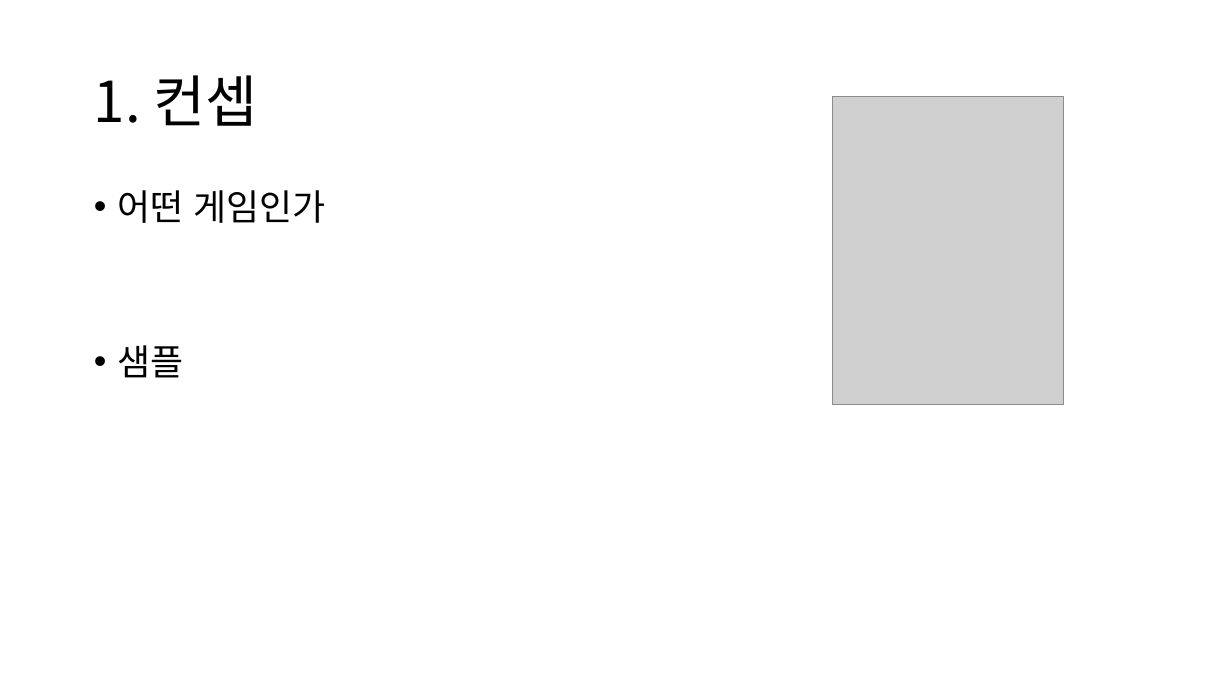
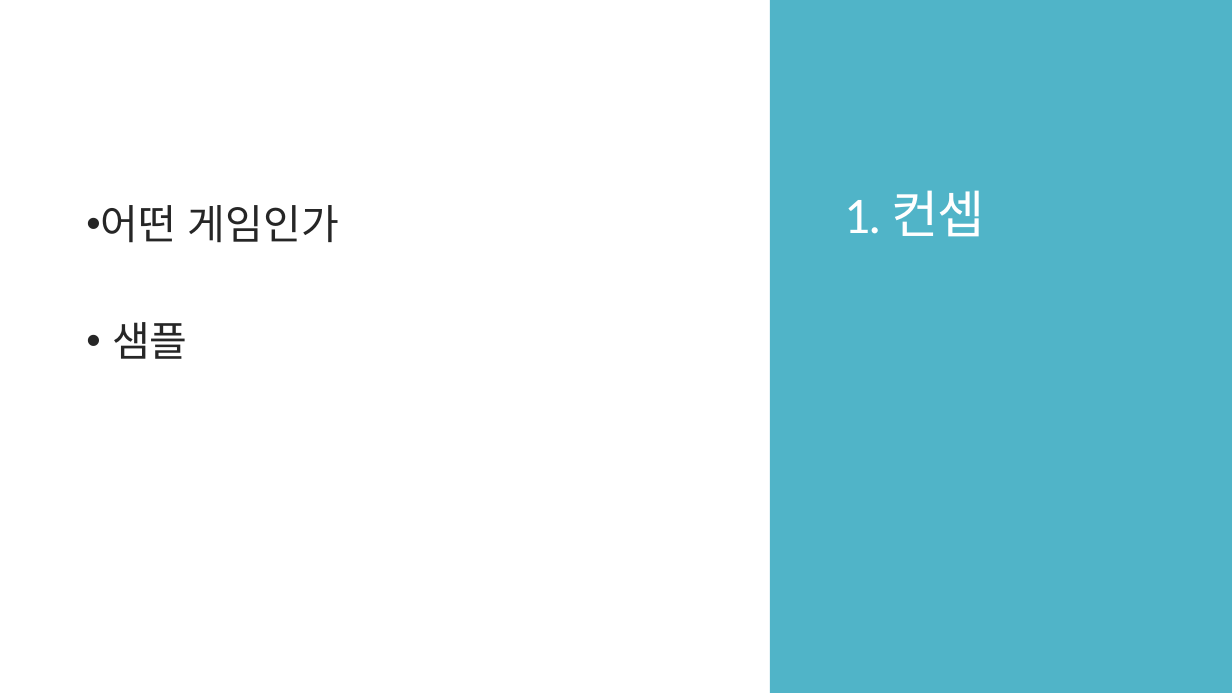
Before and after one commit to Niiok/inha_2021, a slide deck: slide 3 of RollBall/roll_ball.pptx. Drawn at 1232x693 pixels with LibreOffice and Linux fonts; fonts in the diff are those of the drawing; grey boxes stand for pictures. Boxes give left, top, right and bottom in pixels: in the first picture for what was removed or moved away, otherwise in the second. Text is boxed around its words. In the diff, an @@ line names an element or a change of style, - is before the commit and + after.

```diff
--- a/RollBall/roll_ball.pptx
+++ b/RollBall/roll_ball.pptx
@@ rectangle added at (x1=770, y1=0, x2=1232, y2=693), fill #50B4C8 @@
@@ title "1. 컨셉" moved from (x1=94, y1=75, x2=258, y2=126) to (x1=844, y1=190, x2=985, y2=237) @@
@@ title "1. 컨셉" at (x1=844, y1=190, x2=985, y2=237): size 44 to 40 pt, font Noto Sans CJK KR to Calibri, text colour #000000 to #FFFFFF, letter spacing 0 to -1.2 pt; line spacing 0.9 to 0.85; vertical alignment middle to bottom @@
@@ text "어떤 게임인가" moved from (x1=117, y1=190, x2=325, y2=378) to (x1=101, y1=205, x2=339, y2=359) @@
@@ text "어떤 게임인가" at (x1=101, y1=205, x2=339, y2=359): size 28 to 32 pt, font Noto Sans CJK KR to Calibri, text colour #000000 to #262626; indent changed; line spacing 0.9 to 0.85; more space between paragraphs @@
@@ picture removed at (x1=833, y1=96, x2=1064, y2=404) @@
```
Also in this commit, not shown: 5 other slides changed, 10 slides added, 1 slide removed.
